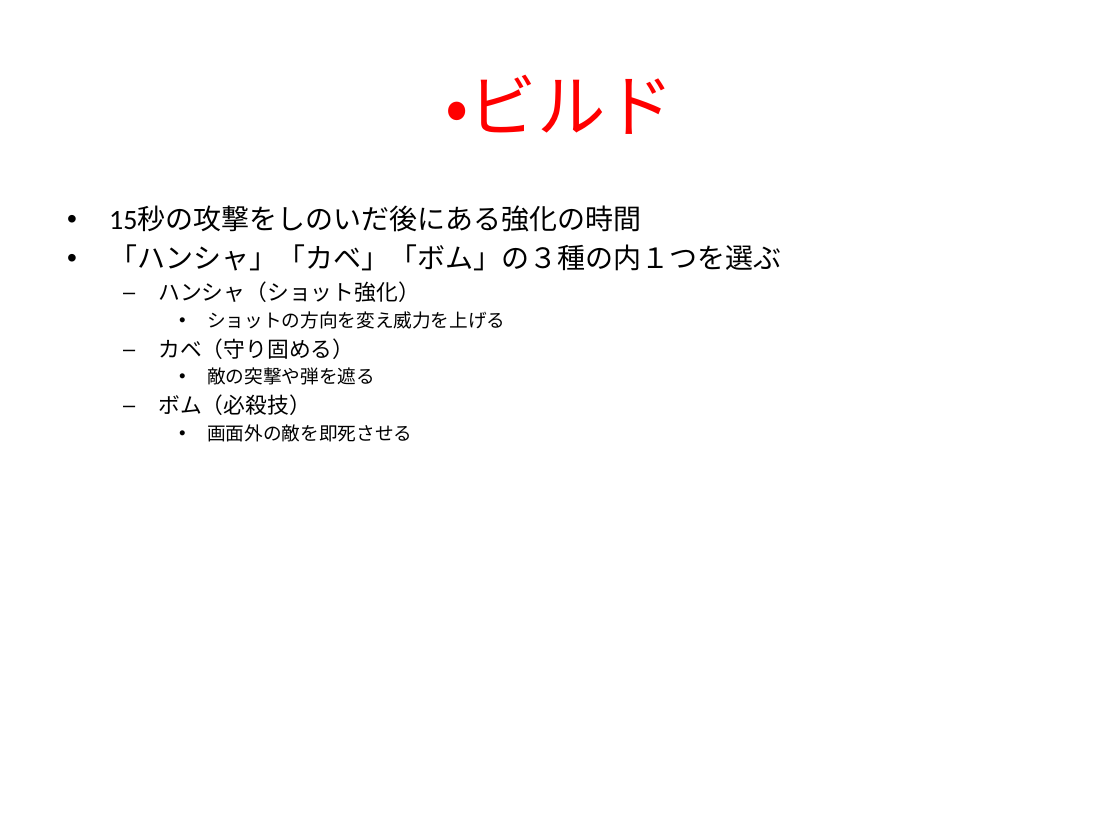
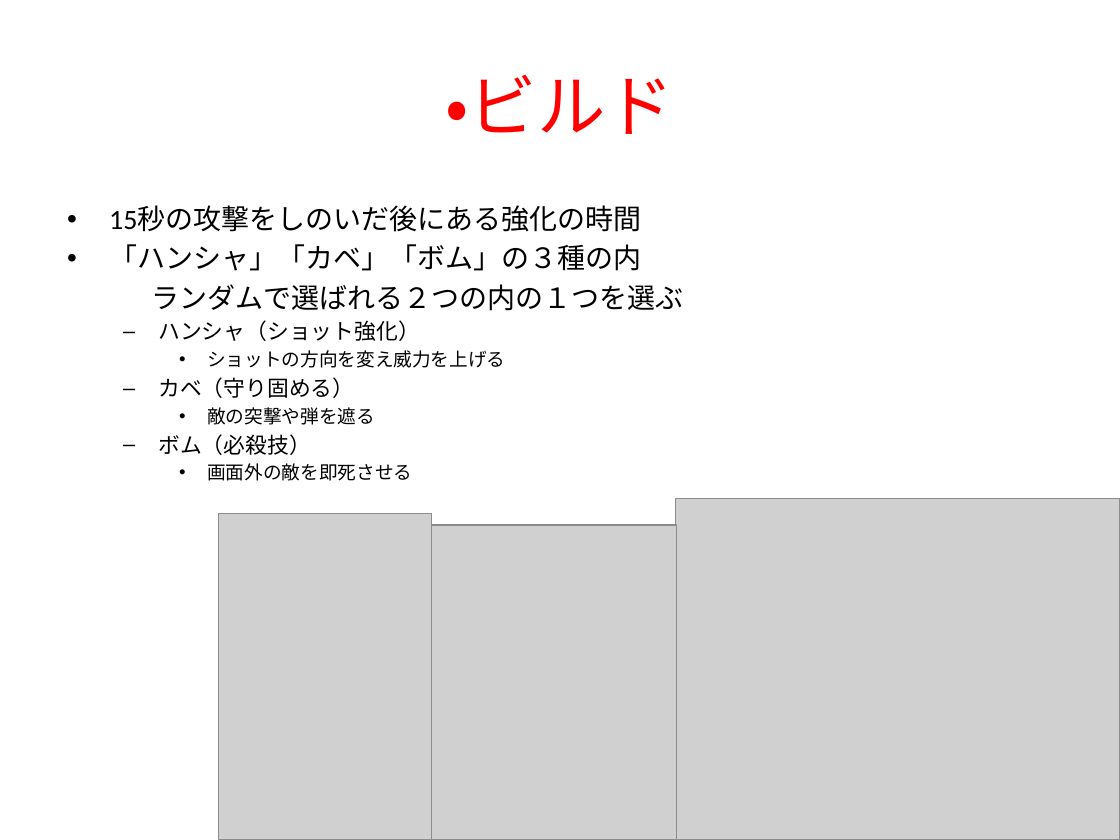
Before and after one commit to flash-kudo/shooting-01, a slide deck: slide 9 of project/資料/スマホ最適化縦STG_仕様書2019.pptx (slide 8 before the commit). Drawn at 1120x840 pixels with LibreOffice and Linux fonts; fonts in the diff are those of the drawing; grey boxes stand for pictures. Boxes give left, top, right and bottom in pixels: in the first picture for what was removed or moved away, otherwise in the second. Text is boxed around its words. In the diff, an @@ line names an element or a change of style, - is before the commit and + after.

Commit message:
se追加＿ビルド周り資料更新

```diff
--- a/project/資料/スマホ最適化縦STG_仕様書2019.pptx
+++ b/project/資料/スマホ最適化縦STG_仕様書2019.pptx
@@ text at bbox=[109, 244, 683, 311]: text changed @@
-• 「ハンシャ」「カベ」「ボム」の３種の内１つを選ぶ
+• 「ハンシャ」「カベ」「ボム」の３種の内
+ランダムで選ばれる２つの内の１つを選ぶ
@@ picture added at bbox=[675, 498, 1120, 840] @@
@@ picture added at bbox=[218, 513, 431, 840] @@
@@ picture added at bbox=[429, 525, 678, 840] @@
```
Also in this commit, not shown: 3 other slides changed, 2 slides added, 13 other files.
